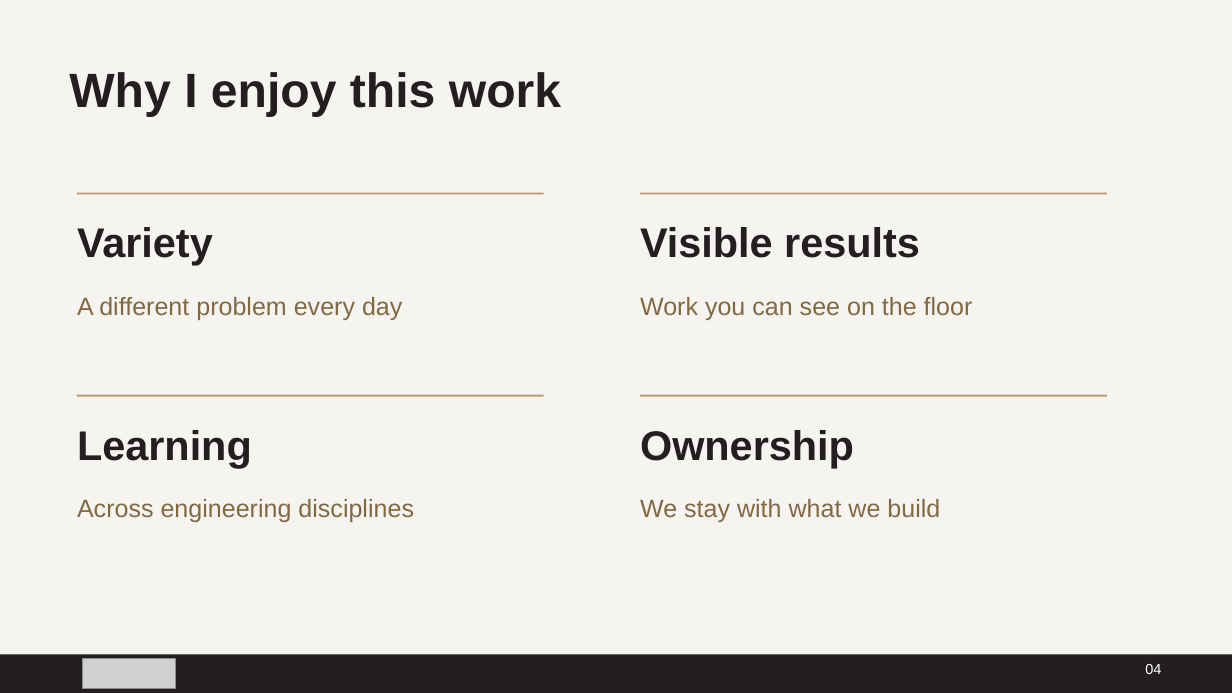
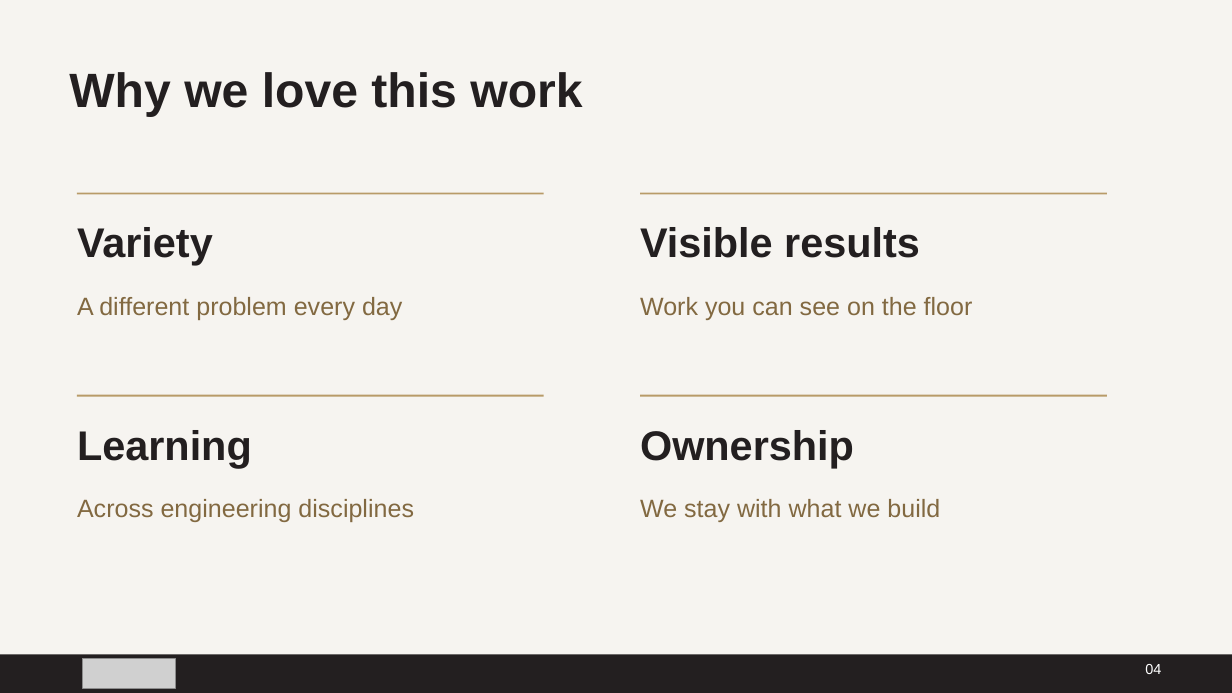
Before and after one commit to YeChamo/part-tracking-demo-ualr, a slide deck: slide 4 of docs/presentation/Engineering_at_The_Kinetic_Group.pptx. Drawn at 1232x693 pixels with LibreOffice and Linux fonts; fonts in the diff are those of the drawing; grey boxes stand for pictures. Boxes give left, top, right and bottom in pixels: in the first picture for what was removed or moved away, otherwise in the second. Text is boxed around its words. In the diff, an @@ line names an element or a change of style, - is before the commit and + after.

```diff
--- a/docs/presentation/Engineering_at_The_Kinetic_Group.pptx
+++ b/docs/presentation/Engineering_at_The_Kinetic_Group.pptx
@@ text at (69,72,582,117): text changed @@
-Why I enjoy this work
+Why we love this work
```
Also in this commit, not shown: 1 other slide changed, 2 other files.
